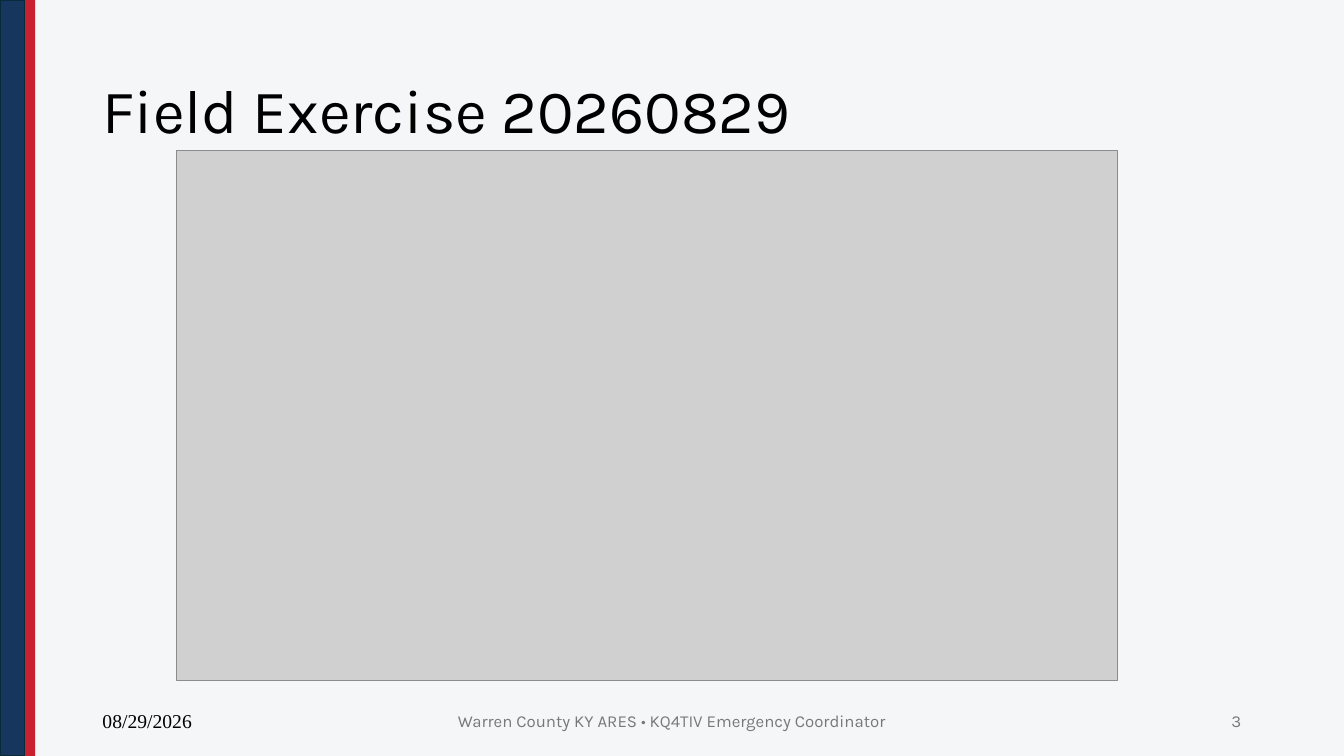
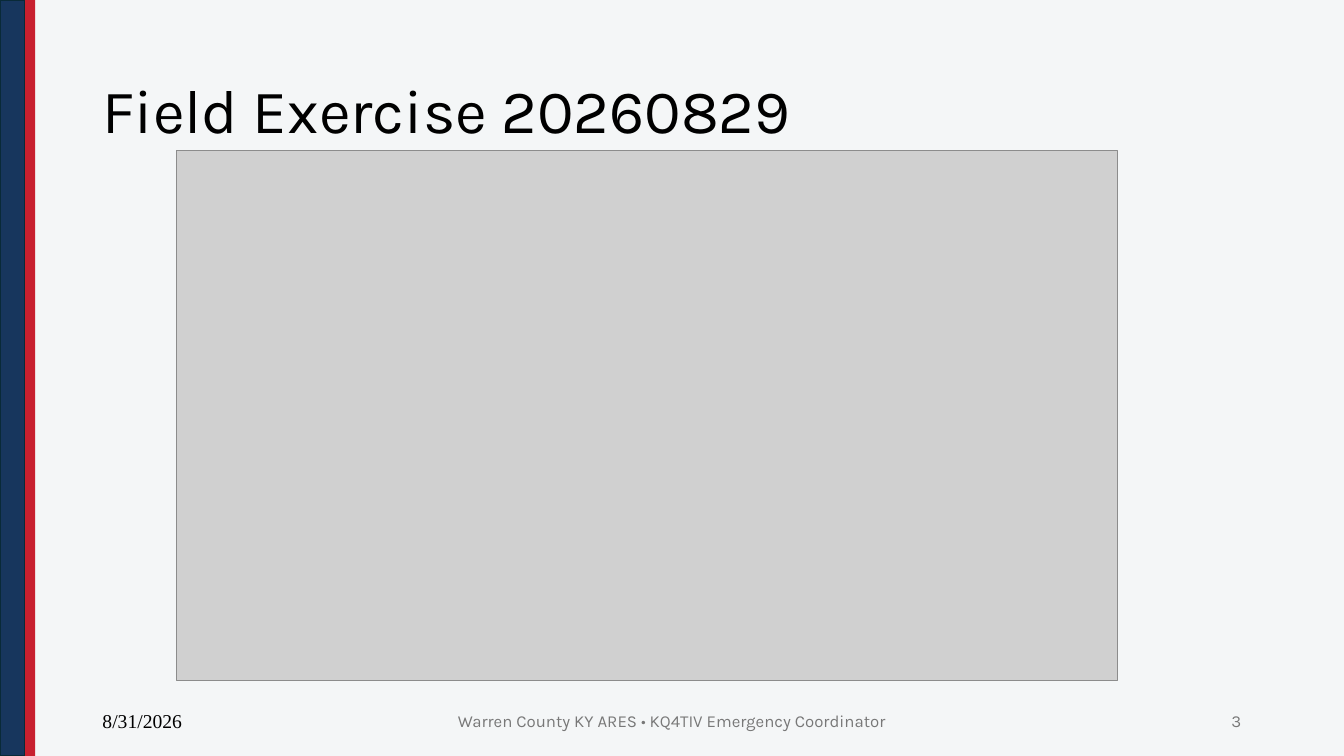
Before and after one commit to nathanielbutts/nathanielbutts.github.io, a slide deck: slide 3 of documents/training/WCKY ARES Meeting 20260903.pptx. Drawn at 1344x756 pixels with LibreOffice and Linux fonts; fonts in the diff are those of the drawing; grey boxes stand for pictures; background and template pictures are left out. Boxes give left, top, right and bottom in pixels: in the first picture for what was removed or moved away, otherwise in the second. Text is boxed around its words. In the diff, an @@ line names an element or a change of style, - is before the commit and + after.

```diff
--- a/documents/training/WCKY ARES Meeting 20260903.pptx
+++ b/documents/training/WCKY ARES Meeting 20260903.pptx
@@ text at [102,715,182,729]: text changed @@
-08/29/2026
+8/31/2026
```
Also in this commit, not shown: 8 other slides changed, 2 other files.
